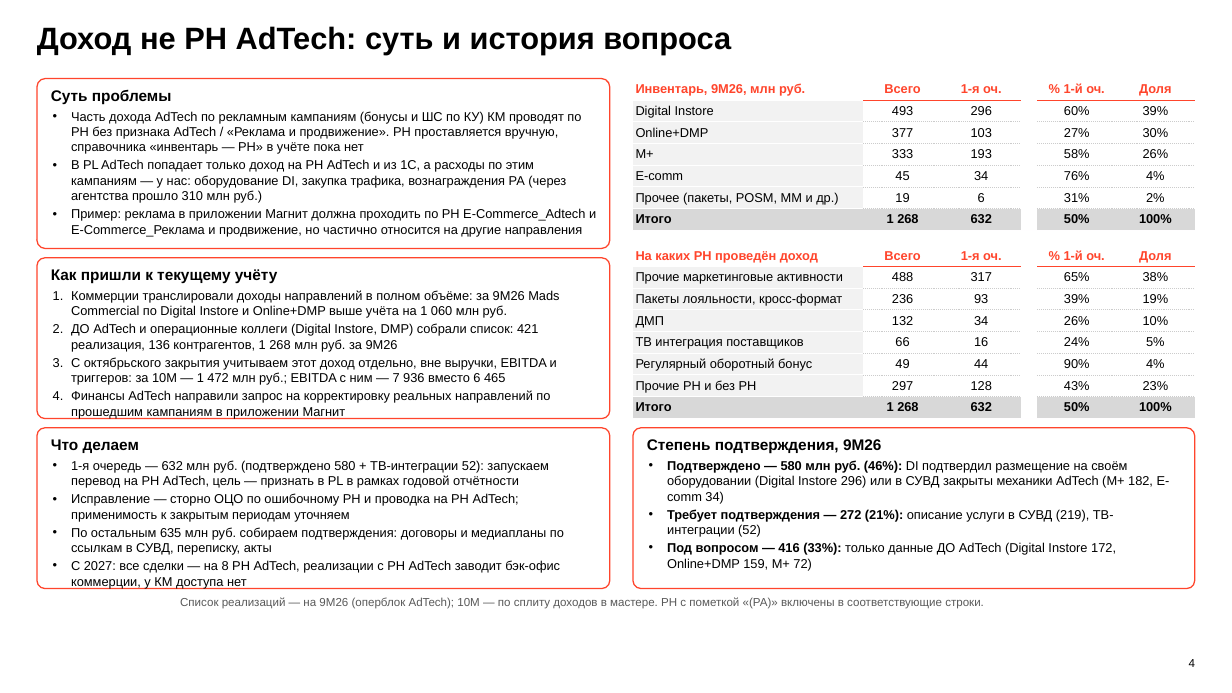
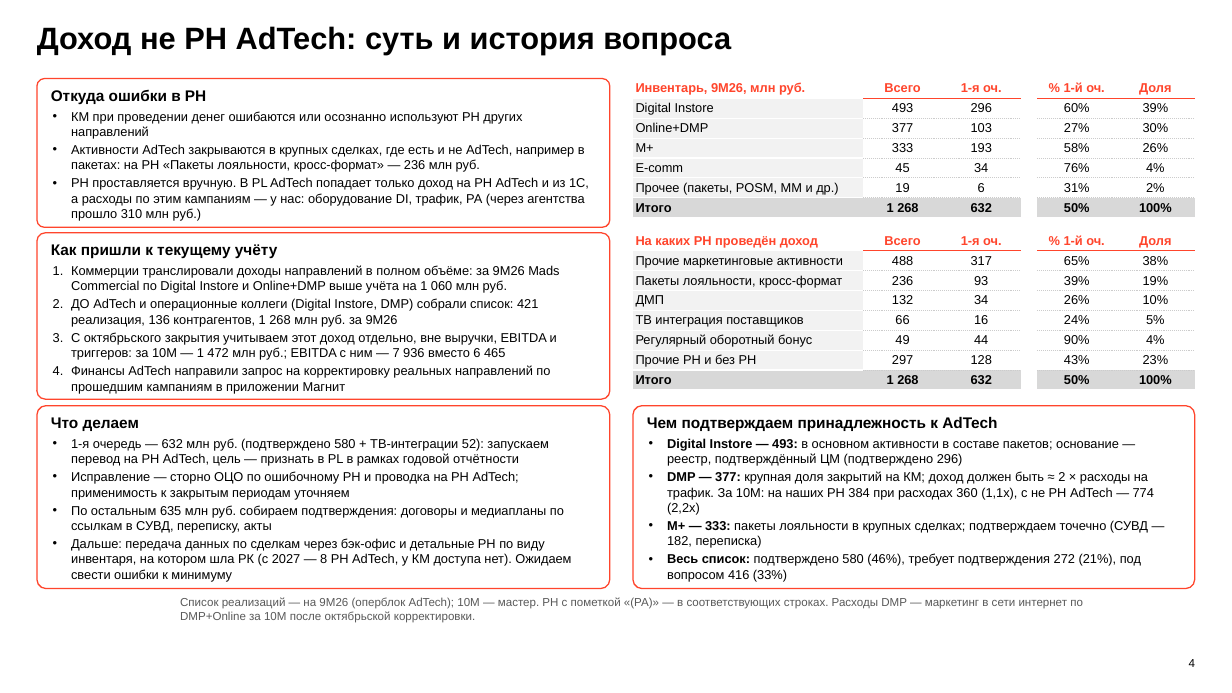
Before and after one commit to DenisMagnit/1, a slide deck: slide 4 of AdTech_MBR_Oct_2026.pptx. Drawn at 1232x693 pixels with LibreOffice and Linux fonts; fonts in the diff are those of the drawing; background and template pictures are left out. Boxes give left, top, right and bottom in pixels: in the first picture for what was removed or moved away, otherwise in the second. Text is boxed around its words. In the diff, an @@ line names an element or a change of style, - is before the commit and + after.

```diff
--- a/AdTech_MBR_Oct_2026.pptx
+++ b/AdTech_MBR_Oct_2026.pptx
@@ rounded rectangle: place and size @@
-rounded rectangle at (37, 79, 610, 249)
+rounded rectangle at (37, 79, 610, 227)
@@ text at (51, 89, 589, 221): text changed @@
-Суть проблемы
-• Часть дохода AdTech по рекламным кампаниям (бонусы и ШС по КУ) КМ проводят по РН без признака AdTech / «Реклама и продвижение». РН проставляется вручную, справочника «инвентарь — РН» в учёте пока нет
-• В PL AdTech попадает только доход на РН AdTech и из 1С, а расходы по этим кампаниям — у нас: оборудование DI, закупка трафика, вознаграждения РА (через агентства прошло 310 млн руб.)
-• Пример: реклама в приложении Магнит должна проходить по РН E-Commerce_Adtech и E-Commerce_Реклама и продвижение, но частично относится на другие направления
+Откуда ошибки в РН
+• КМ при проведении денег ошибаются или осознанно используют РН других направлений
+• Активности AdTech закрываются в крупных сделках, где есть и не AdTech, например в пакетах: на РН «Пакеты лояльности, кросс-формат» — 236 млн руб.
+• РН проставляется вручную. В PL AdTech попадает только доход на РН AdTech и из 1С, а расходы по этим кампаниям — у нас: оборудование DI, трафик, РА (через агентства прошло 310 млн руб.)
@@ table: place and size @@
-table at (633, 79, 1194, 231)
+table at (633, 79, 1194, 217)
@@ rounded rectangle: place and size @@
-rounded rectangle at (37, 258, 610, 419)
+rounded rectangle at (37, 233, 610, 399)
@@ text "Как пришли к текущему учёту": place and size @@
-text "Как пришли к текущему учёту" at (51, 269, 559, 418)
+text "Как пришли к текущему учёту" at (51, 244, 559, 393)
@@ table: place and size @@
-table at (633, 245, 1194, 419)
+table at (633, 231, 1194, 390)
@@ rounded rectangle: place and size @@
-rounded rectangle at (37, 428, 610, 589)
+rounded rectangle at (37, 406, 610, 589)
@@ text "Что делаем": place and size @@
-text "Что делаем" at (51, 439, 564, 588)
+text "Что делаем" at (51, 417, 571, 582)
@@ rounded rectangle: place and size @@
-rounded rectangle at (633, 428, 1195, 589)
+rounded rectangle at (633, 406, 1195, 589)
@@ text at (647, 417, 1154, 582): text changed @@
-Степень подтверждения, 9М26
-• Подтверждено — 580 млн руб. (46%): DI подтвердил размещение на своём оборудовании (Digital Instore 296) или в СУВД закрыты механики AdTech (М+ 182, E-comm 34)
-• Требует подтверждения — 272 (21%): описание услуги в СУВД (219), ТВ-интеграции (52)
-• Под вопросом — 416 (33%): только данные ДО AdTech (Digital Instore 172, Online+DMP 159, М+ 72)
+Чем подтверждаем принадлежность к AdTech
+• Digital Instore — 493: в основном активности в составе пакетов; основание — реестр, подтверждённый ЦМ (подтверждено 296)
+• DMP — 377: крупная доля закрытий на КМ; доход должен быть ≈ 2 × расходы на трафик. За 10М: на наших РН 384 при расходах 360 (1,1x), с не РН AdTech — 774 (2,2x)
+• М+ — 333: пакеты лояльности в крупных сделках; подтверждаем точечно (СУВД — 182, переписка)
+• Весь список: подтверждено 580 (46%), требует подтверждения 272 (21%), под вопросом 416 (33%)
@@ text at (71, 538, 571, 582): text changed @@
-• С 2027: все сделки — на 8 РН AdTech, реализации с РН AdTech заводит бэк-офис коммерции, у КМ доступа нет
+• Дальше: передача данных по сделкам через бэк-офис и детальные РН по виду инвентаря, на котором шла РК (с 2027 — 8 РН AdTech, у КМ доступа нет). Ожидаем свести ошибки к минимуму
@@ text at (180, 597, 1083, 623): text changed @@
-Список реализаций — на 9М26 (оперблок AdTech); 10М — по сплиту доходов в мастере. РН с пометкой «(РА)» включены в соответствующие строки.
+Список реализаций — на 9М26 (оперблок AdTech); 10М — мастер. РН с пометкой «(РА)» — в соответствующих строках. Расходы DMP — маркетинг в сети интернет по DMP+Online за 10М после октябрьской корректировки.
```
